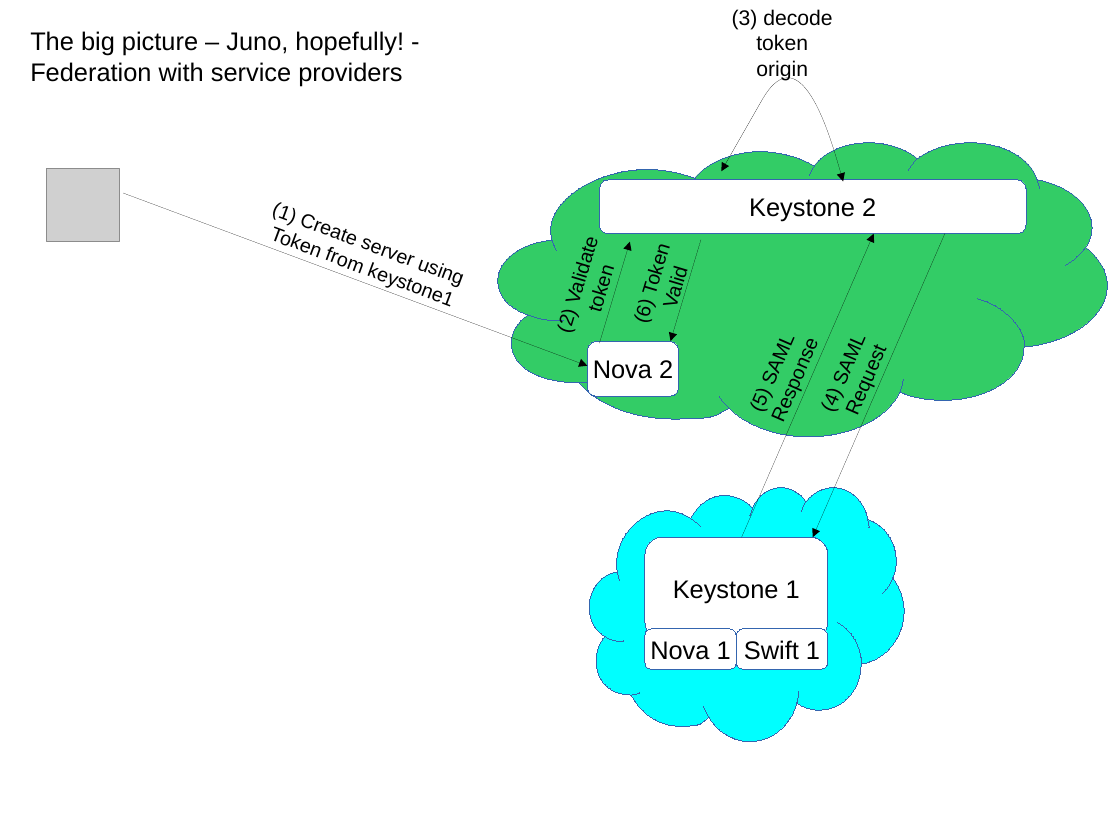
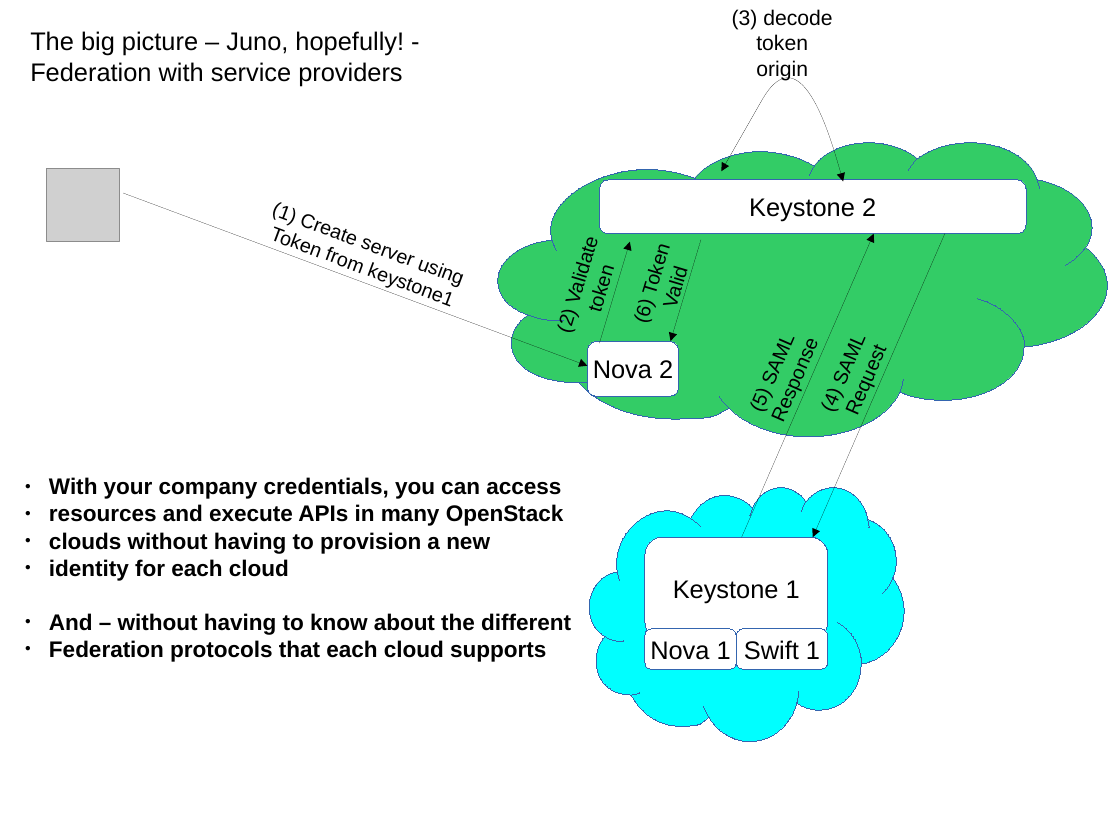
Before and after one commit to joesavak/OpenStackFederation, a slide deck: slide 8 of os-federation.odp (slide 7 before the commit). Drawn at 1120x840 pixels with LibreOffice and Linux fonts; fonts in the diff are those of the drawing; grey boxes stand for pictures. Boxes give left, top, right and bottom in pixels: in the first picture for what was removed or moved away, otherwise in the second. Text is boxed around its words. In the diff, an @@ line names an element or a change of style, - is before the commit and + after.

```diff
--- a/os-federation.odp
+++ b/os-federation.odp
@@ text added at (49,477,571,662), 16 pt, text #000000, bold @@
+  ● With your company credentials, you can access
+  ● resources and execute APIs in many OpenStack
+  ● clouds without having to provision a new
+  ● identity for each cloud
+  ● And – without having to know about the different
+  ● Federation protocols that each cloud supports
```
Also in this commit, not shown: 5 other slides changed, 1 slide added.
